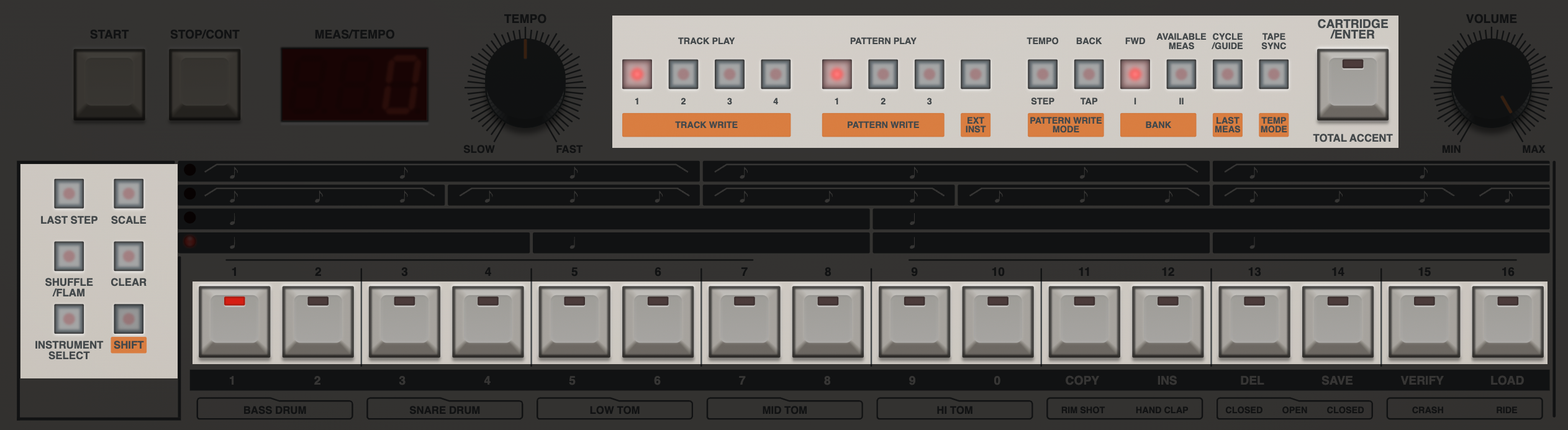
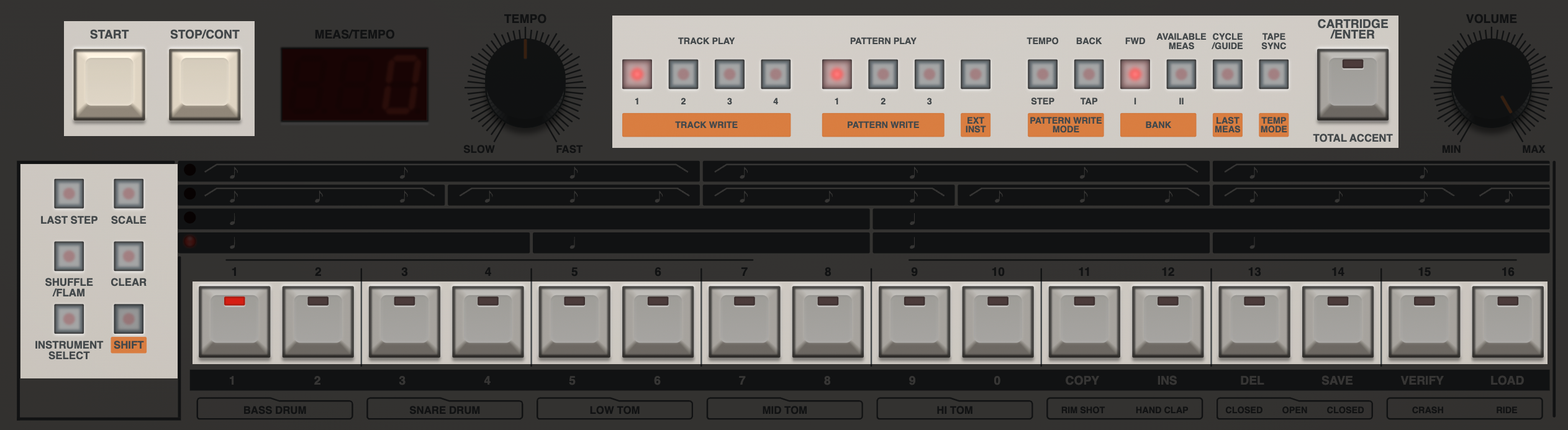
Revision of a layered 1568 × 430 image; what changed, layer by layer:
painted on "mask" over [left=63, top=21, right=255, bottom=136]